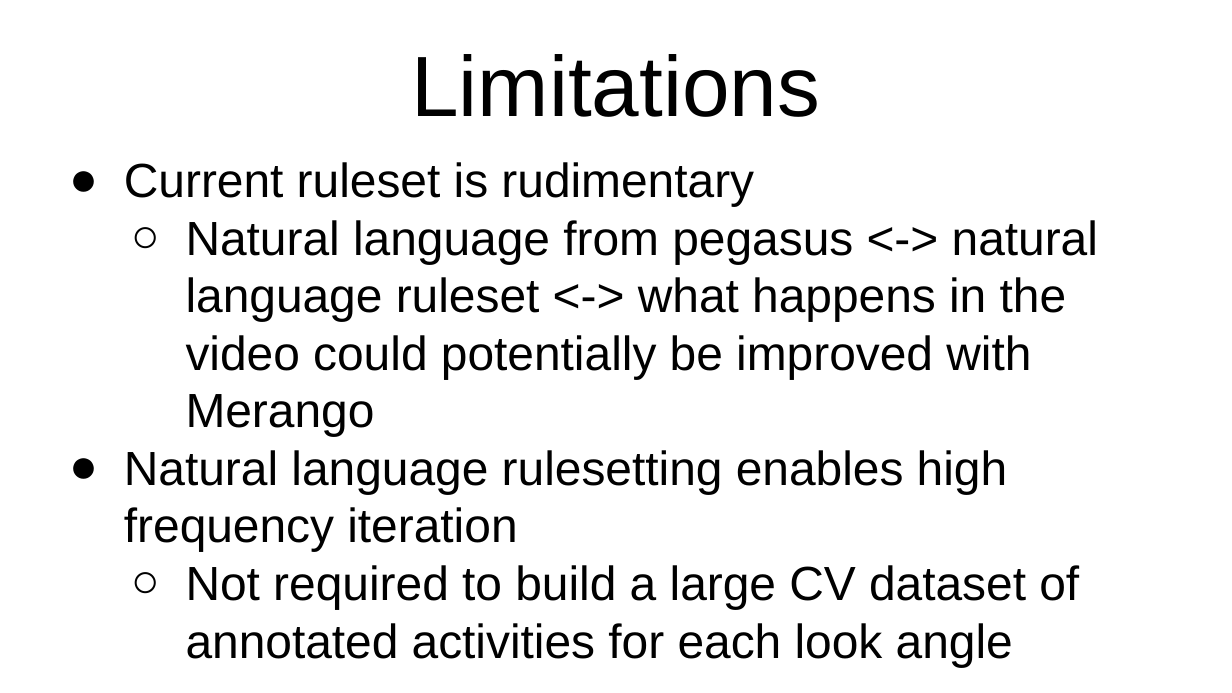
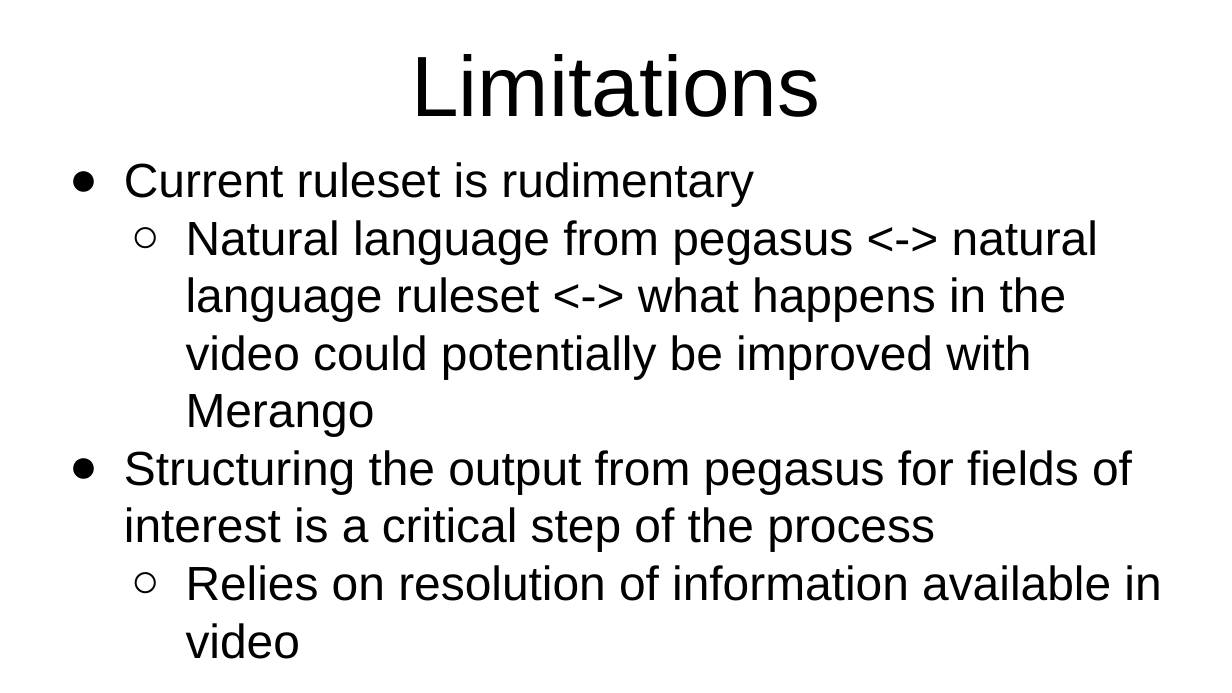
Before and after one commit to levi-keith/PegaSARs, a slide deck: slide 7 of pegasar.pptx (slide 8 before the commit). Drawn at 1232x693 pixels with LibreOffice and Linux fonts; fonts in the diff are those of the drawing. Boxes give left, top, right and bottom in pixels: in the first picture for what was removed or moved away, otherwise in the second. Text is boxed around its words. In the diff, an @@ line names an element or a change of style, - is before the commit and + after.

```diff
--- a/pegasar.pptx
+++ b/pegasar.pptx
@@ title at box(124, 450, 1161, 659): text changed @@
-● Natural language rulesetting enables high frequency iteration
-  ○ Not required to build a large CV dataset of annotated activities for each look angle
+● Structuring the output from pegasus for fields of interest is a critical step of the process
+  ○ Relies on resolution of information available in video
```
Also in this commit, not shown: 1 slide removed.
